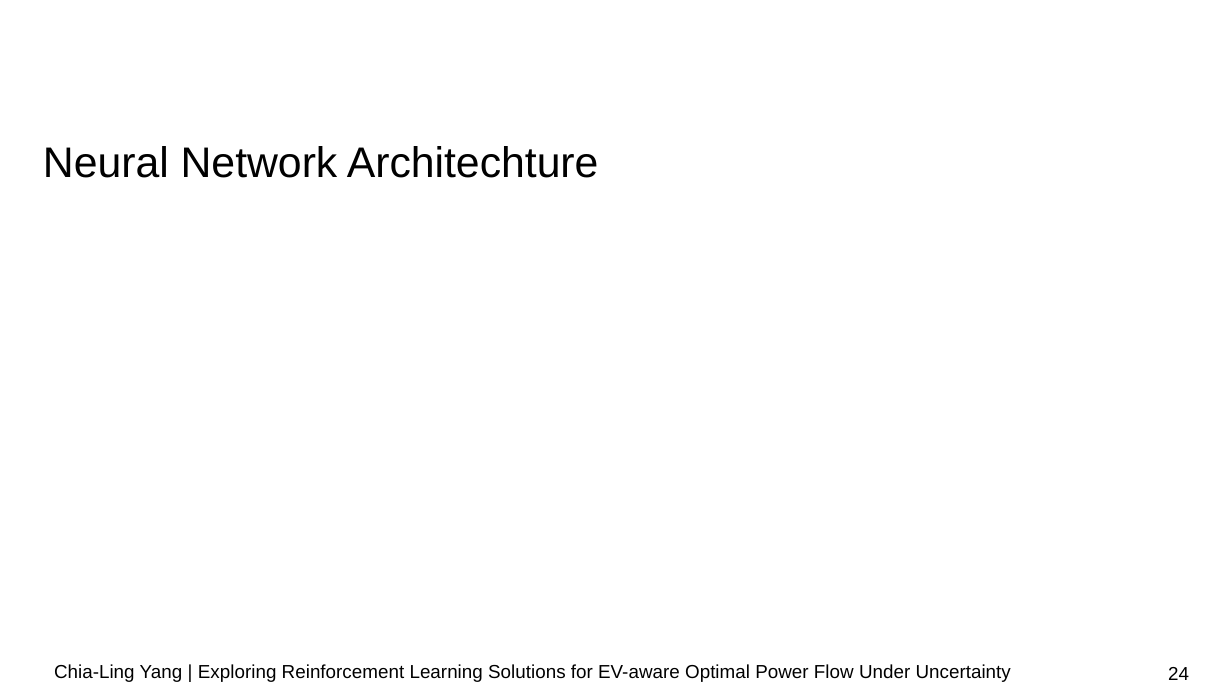
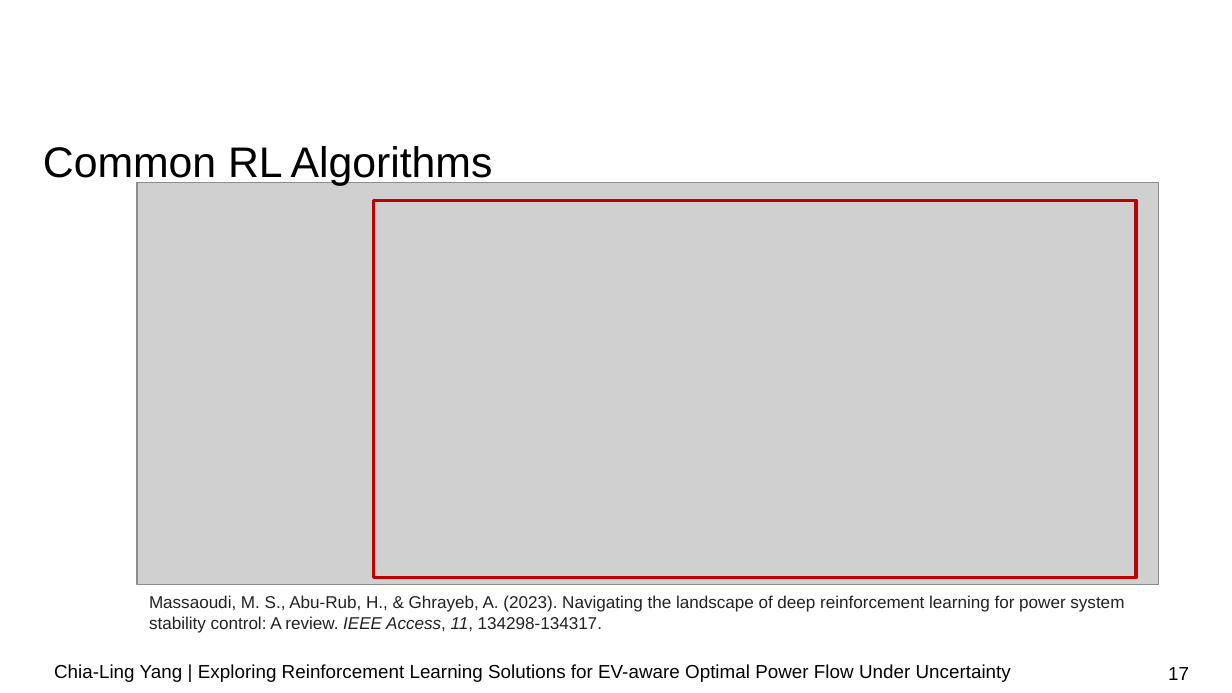
Before and after one commit to chialingyang7718/RL_OPF_EVaware, a slide deck: slide 17 of Mid-term Presentation.pptx (slide 24 before the commit). Drawn at 1232x693 pixels with LibreOffice and Linux fonts; fonts in the diff are those of the drawing; grey boxes stand for pictures; background and template pictures are left out. Boxes give left, top, right and bottom in pixels: in the first picture for what was removed or moved away, otherwise in the second. Text is boxed around its words. In the diff, an @@ line names an element or a change of style, - is before the commit and + after.

```diff
--- a/Mid-term Presentation.pptx
+++ b/Mid-term Presentation.pptx
@@ title at box(43, 146, 493, 185): text changed @@
-Neural Network Architechture
+Common RL Algorithms
@@ picture added at box(137, 182, 1158, 584) @@
@@ rectangle added at box(373, 201, 1136, 578), outline #C00000 2 pt @@
@@ text added at box(149, 595, 1124, 633), 10 pt, text #222222 @@
+Massaoudi, M. S., Abu-Rub, H., & Ghrayeb, A. (2023). Navigating the landscape of deep reinforcement learning for power system stability control: A review. IEEE Access, 11, 134298-134317.
@@ page number at box(1168, 667, 1189, 680): text changed @@
-24
+17
```
Also in this commit, not shown: 8 other slides changed, 4 slides added, 1 slide removed.
